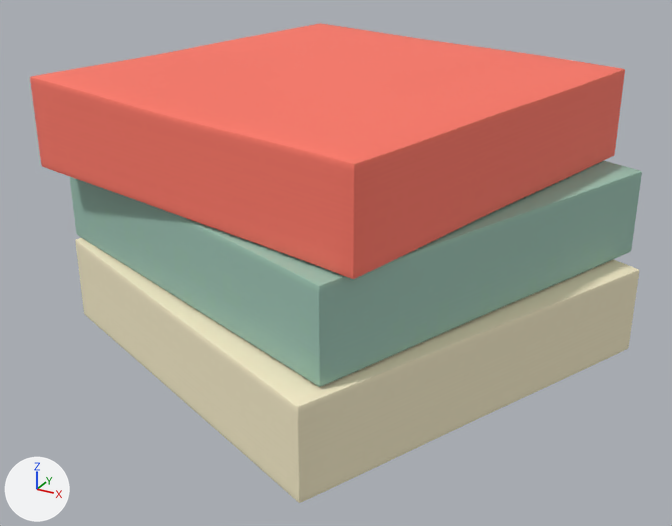
An edit to the glTF model public/models/stash.glb, drawn before and after from the same camera.
Rendered twice from a 50 mm camera at (0.0763, -0.1428, 0.0855) aimed at (-0.0006, -0.0032, 0.0156). Lighting does not change. The marker at lower left points along +X, +Y and +Z. The first picture is the older version. Where no turn or scale is listed for an object, it has been applied to the vertices.

In view in the first picture: 'Pad_Bottom', 'Pad_Middle', 'Pad_Top'.
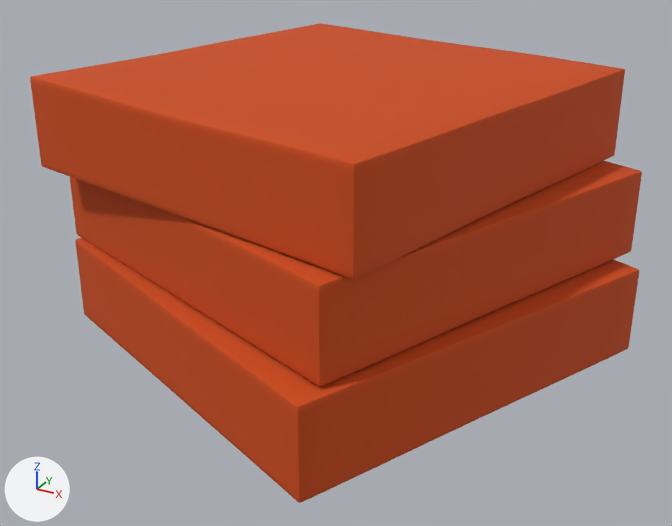
Boxes (x1, y1, x2, y2) around the edits, measured in the pictures (672 x 526 px):
'Pad_Top', recoloured (red to orange)
    both: (30, 23, 625, 279)
'Pad_Bottom', recoloured (beige to orange)
    both: (75, 238, 639, 503)
'Pad_Middle', recoloured (green to orange)
    both: (70, 161, 642, 387)

Edits to the bpy script that builds the scene:
```text
Add mat_note_orange_002:
    mat_note_orange_002 = principled_material('Note_Orange.002')
    mat_note_orange_002.base_color = (0.604, 0.0685, 0.00304)  # orange #cc4a0a
    mat_note_orange_002.roughness = 0.85
Add mat_note_orange_001:
    mat_note_orange_001 = principled_material('Note_Orange.001')
    mat_note_orange_001.base_color = (0.604, 0.0685, 0.00304)  # orange #cc4a0a
    mat_note_orange_001.roughness = 0.85
Add mat_note_orange:
    mat_note_orange = principled_material('Note_Orange')
    mat_note_orange.base_color = (0.604, 0.0685, 0.00304)  # orange #cc4a0a
    mat_note_orange.roughness = 0.85
Change me_pad_bottom:
    where me_pad_bottom.from_pydata(...)  # 1352 vertices, 2700 faces; spans x -0.05..0.05, y -0.05..0.05, z -0.0085..0.0084
    remove me_pad_bottom.materials.append(mat_note_cream_002)  # picture img_pad_bottom_baked
    add me_pad_bottom.materials.append(mat_note_orange)  # orange #cc4a0a
Change me_pad_middle:
    where me_pad_middle.from_pydata(...)  # 1352 vertices, 2700 faces; spans x -0.049..0.049, y -0.049..0.049, z -0.0083..0.0082
    remove me_pad_middle.materials.append(mat_note_sage_002)  # picture img_pad_middle_baked
    add me_pad_middle.materials.append(mat_note_orange_001)  # orange #cc4a0a
Change me_pad_top:
    where me_pad_top.from_pydata(...)  # 1352 vertices, 2700 faces; spans x -0.0455..0.0455, y -0.0455..0.0455, z -0.0087..0.0085
    remove me_pad_top.materials.append(mat_note_coral_002)  # picture img_pad_top_baked
    add me_pad_top.materials.append(mat_note_orange_002)  # orange #cc4a0a
```
